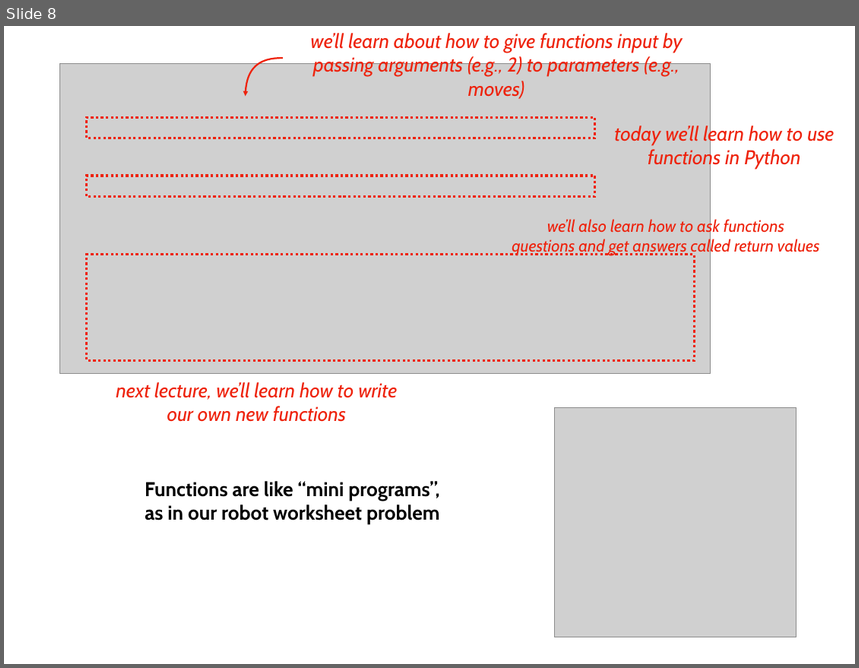
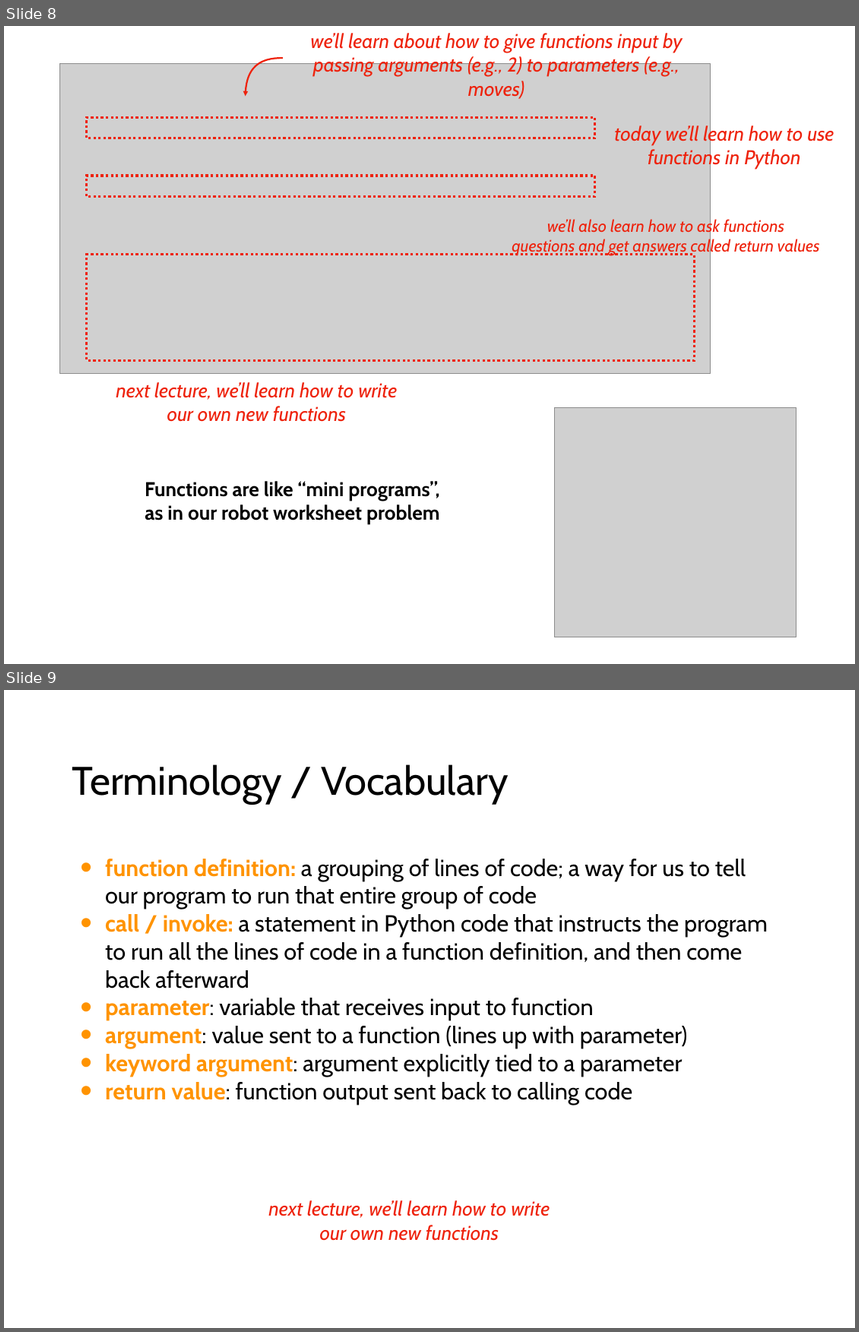
Before and after one commit to tylerharter/caraza-harter-com, a slide deck: tyler/meena/cs220/s22/materials/lecture_ppts/lec_05_S22.ppt. Shown one above the other, each under a label of ours: slide 8 before the commit, slides 8 and 9 after it. The pictures are 859x668 and 859x1332 pixels, drawn with LibreOffice and Linux fonts; fonts in the diff are those of the drawing; grey boxes stand for pictures. Boxes give left, top, right and bottom in pixels: in the first picture for what was removed or moved away, otherwise in the second. Text is boxed around its words. In the diff, an @@ line names an element or a change of style, - is before the commit and + after.

```diff
--- a/tyler/meena/cs220/s22/materials/lecture_ppts/lec_05_S22.ppt
+++ b/tyler/meena/cs220/s22/materials/lecture_ppts/lec_05_S22.ppt
@@ slide 9 added at box(4, 690, 855, 1328), background #FFFFFF @@
@@ title added at box(72, 764, 509, 804), 48 pt, text #000000 @@
+Terminology / Vocabulary
@@ text added at box(105, 859, 768, 1105), 28 pt, text #000000 @@
+• function definition: a grouping of lines of code; a way for us to tell our program to run that entire group of code
+• call / invoke: a statement in Python code that instructs the program to run all the lines of code in a function definition, and then come back afterward
+• parameter: variable that receives input to function
+• argument: value sent to a function (lines up with parameter)
+• keyword argument: argument explicitly tied to a parameter
+• return value: function output sent back to calling code
@@ text added at box(268, 1201, 550, 1241), 24 pt, text #EE220C, italic @@
+next lecture, we’ll learn how to write our own new functions
```
Also in this commit, not shown: 8 slides changed, 1 other slide added, 11 slides removed, 1 other file.
